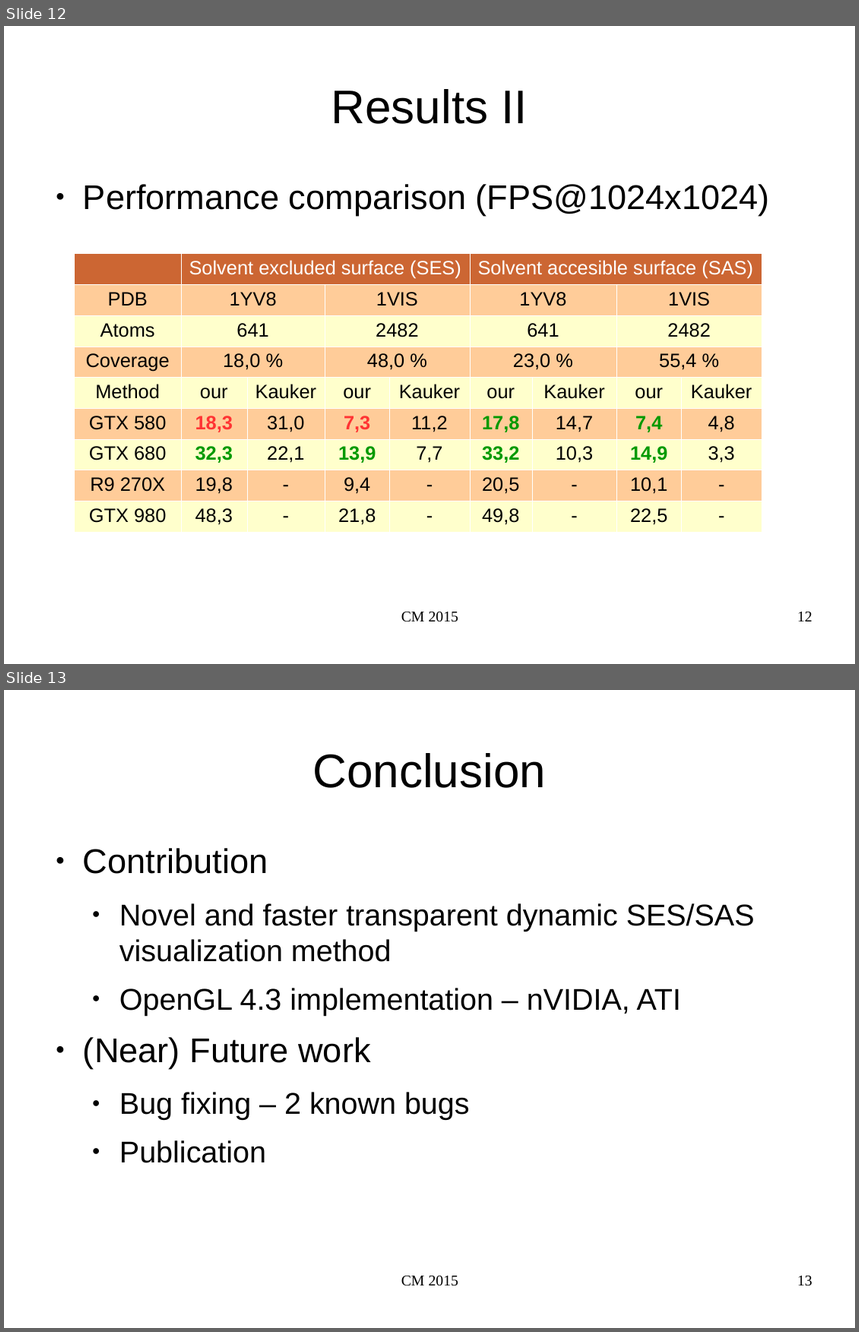
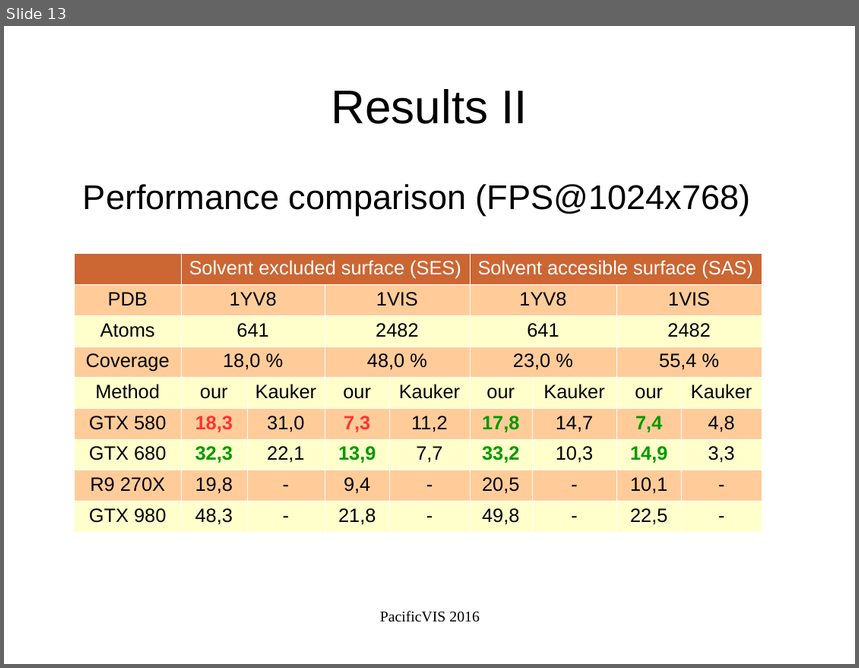
Before and after one commit to ajurcik/oit4cb, a slide deck: taipei2016/cm2015.odp. Shown one above the other, each under a label of ours: slides 12 and 13 before the commit, slide 13 after it. The pictures are 859x1332 and 859x668 pixels, drawn with LibreOffice and Linux fonts; fonts in the diff are those of the drawing. Boxes give left, top, right and bottom in pixels: in the first picture for what was removed or moved away, otherwise in the second. Text is boxed around its words. In the diff, an @@ line names an element or a change of style, - is before the commit and + after.

```diff
--- a/taipei2016/cm2015.odp
+++ b/taipei2016/cm2015.odp
@@ slide 13 removed at [4,690,855,1328], background #FFFFFF @@
@@ title removed at [313,753,546,788] @@
-Conclusion
@@ text removed at [83,848,755,1163] @@
-● Contribution
-  ● Novel and faster transparent dynamic SES/SAS visualization method
-  ● OpenGL 4.3 implementation – nVIDIA, ATI
-● (Near) Future work
-  ● Bug fixing – 2 known bugs
-  ● Publication
@@ text removed at [401,1276,459,1287] @@
-CM 2015
@@ page number removed at [797,1276,813,1287] @@
-13
@@ what was slide 12 is now slide 13 @@
@@ slide 13 changed as well @@
@@ text at [83,184,751,216]: text changed @@
-● Performance comparison (FPS@1024x1024)
+Performance comparison (FPS@1024x768)
@@ text at [380,611,480,623]: text changed @@
-CM 2015
+PacificVIS 2016
@@ page number removed at [797,612,813,622] @@
-12
```
Also in this commit, not shown: 5 other slides changed, 9 slides added, 7 other slides removed, 3 other files.
